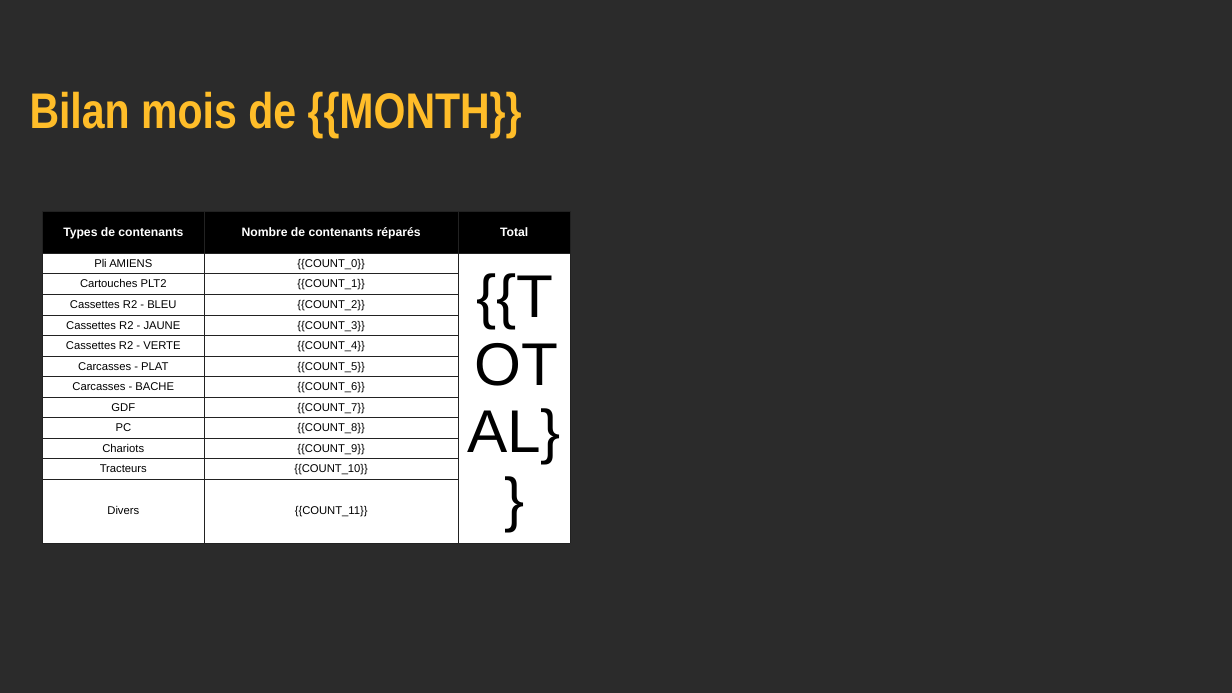
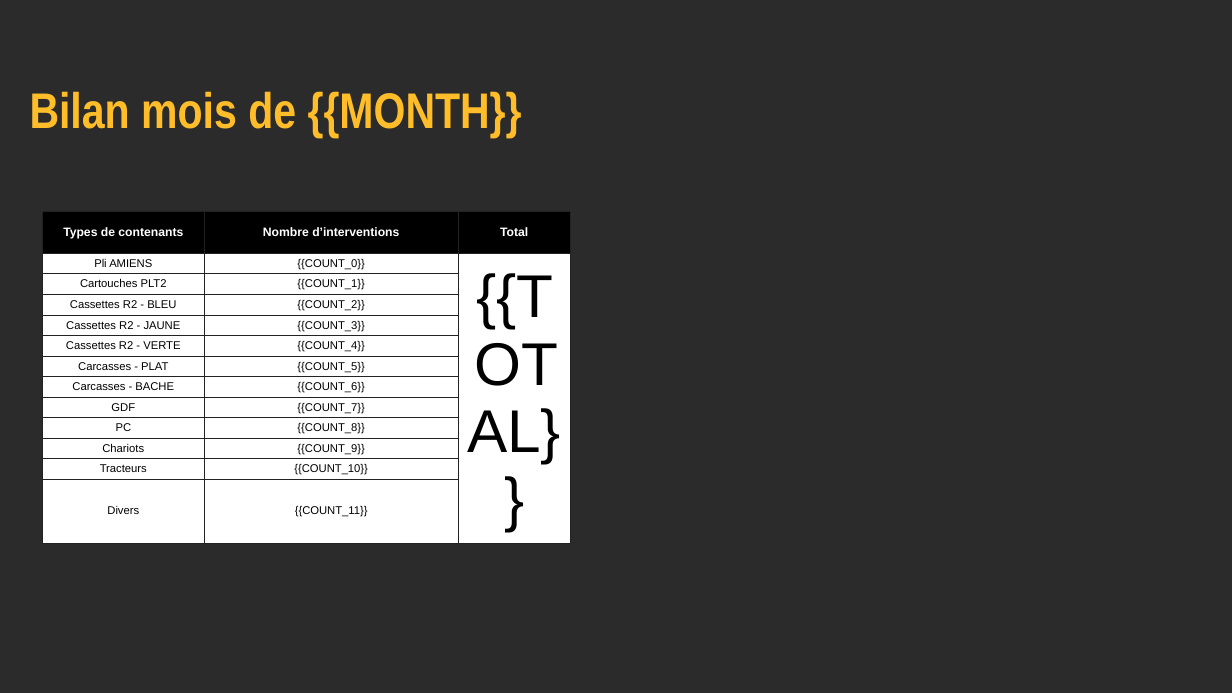
Before and after one commit to bricemerlier-debug/vgp, a slide deck: slide 1 of assets/container-report-template.pptx. Drawn at 1232x693 pixels with LibreOffice and Linux fonts; fonts in the diff are those of the drawing; background and template pictures are left out; a plain dark background stands for a picture behind light text. Boxes give left, top, right and bottom in pixels: in the first picture for what was removed or moved away, otherwise in the second. Text is boxed around its words. In the diff, an @@ line names an element or a change of style, - is before the commit and + after.

```diff
--- a/assets/container-report-template.pptx
+++ b/assets/container-report-template.pptx
@@ table at [43,212,570,521] @@
-row 1, column 2: Nombre de contenants réparés
+row 1, column 2: Nombre d’interventions
```
Also in this commit, not shown: 7 other files.
